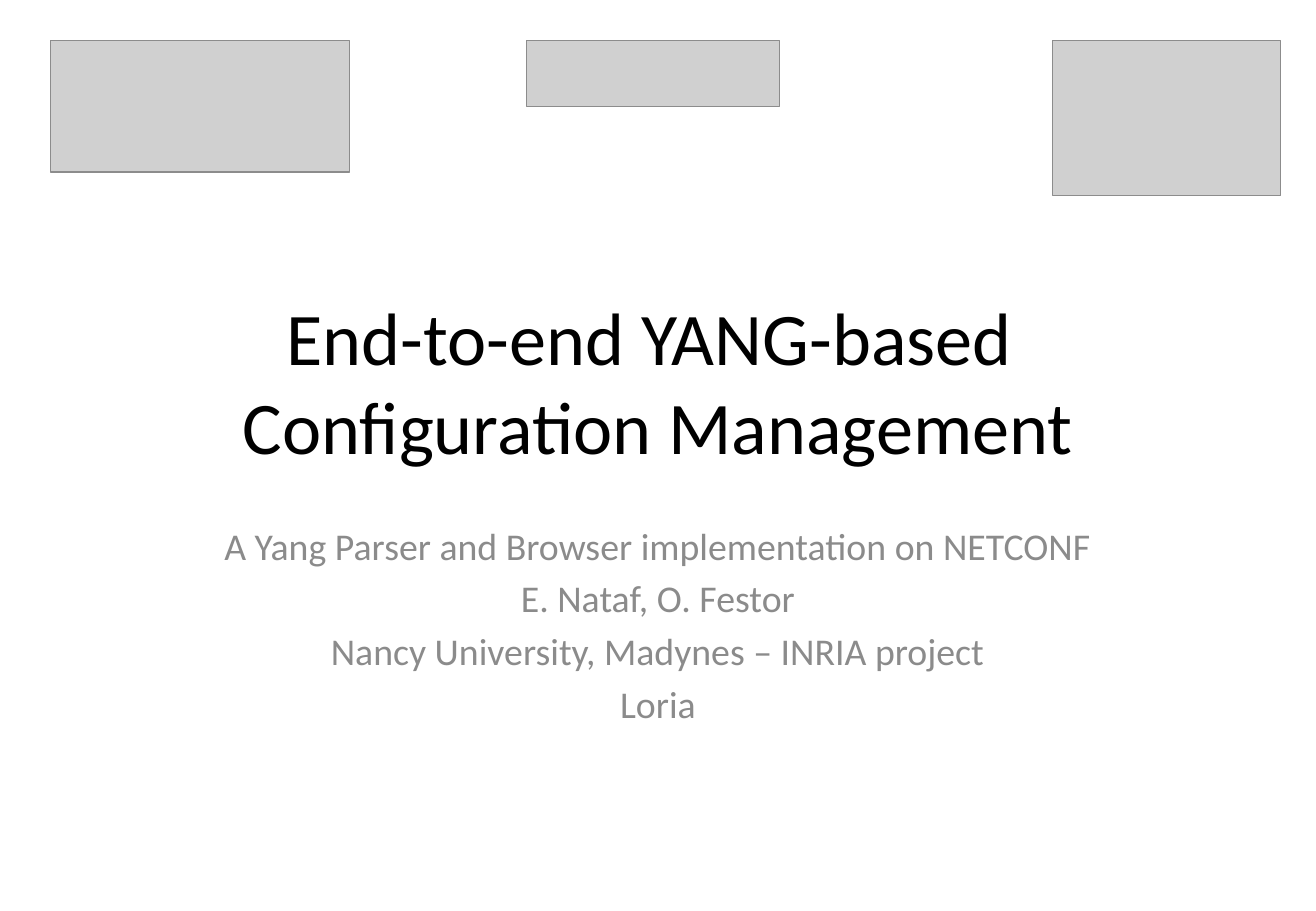
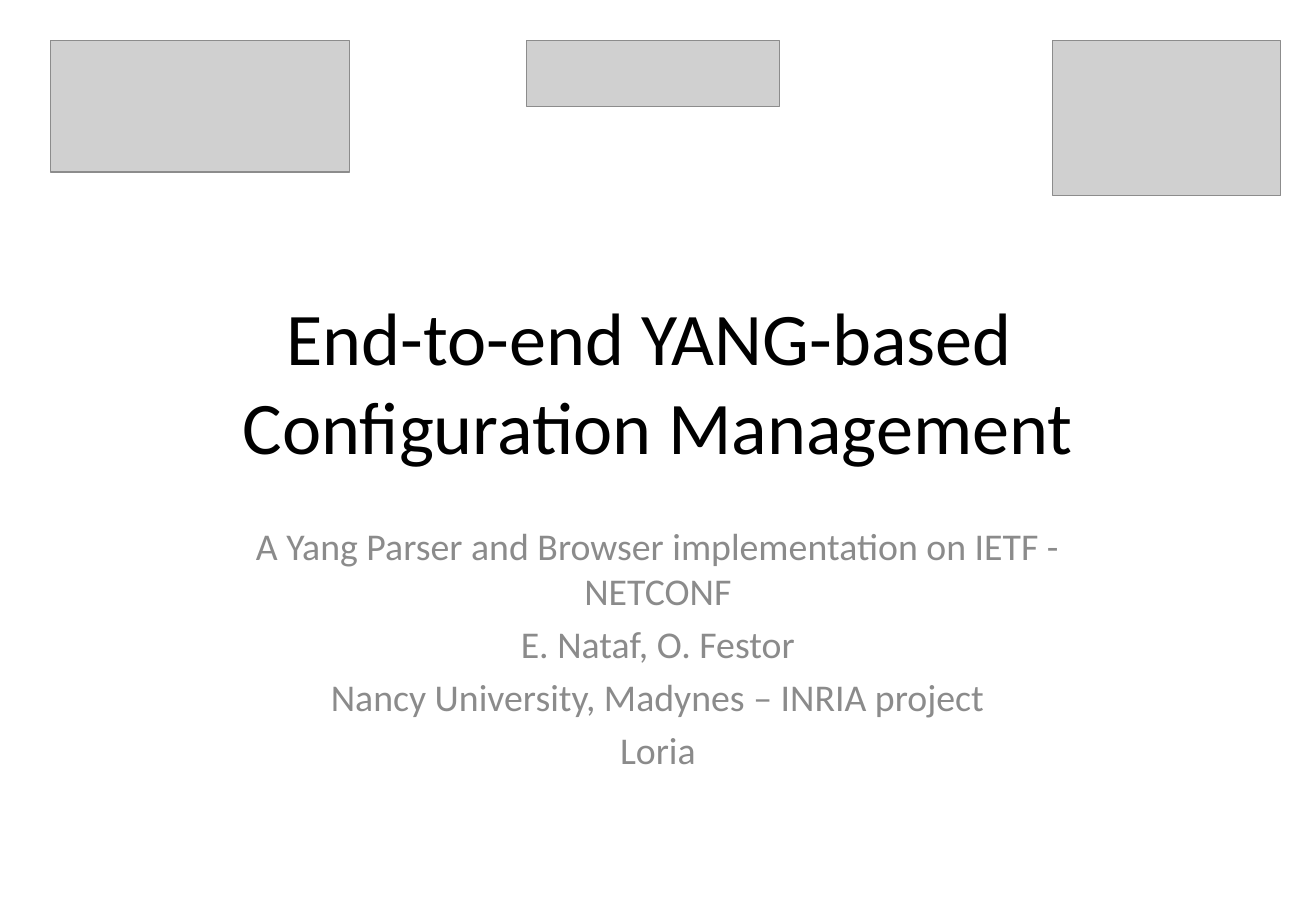
Before and after one commit to AaronNGray/jYang, a slide deck: slide 1 of yang-manager/reports/YangArchiAnimatedCameraReady2.pptx. Drawn at 1316x911 pixels with LibreOffice and Linux fonts; fonts in the diff are those of the drawing; grey boxes stand for pictures. Boxes give left, top, right and bottom in pixels: in the first picture for what was removed or moved away, otherwise in the second. Text is boxed around its words. In the diff, an @@ line names an element or a change of style, - is before the commit and + after.

```diff
--- a/yang-manager/reports/YangArchiAnimatedCameraReady2.pptx
+++ b/yang-manager/reports/YangArchiAnimatedCameraReady2.pptx
@@ subtitle "A Yang Parser and Browser ...": place and size @@
-subtitle "A Yang Parser and Browser ..." at (224, 534, 1090, 718)
+subtitle "A Yang Parser and Browser ..." at (256, 534, 1039, 764)
@@ subtitle at (256, 534, 1039, 605): text changed @@
-A Yang Parser and Browser implementation on NETCONF
+A Yang Parser and Browser implementation on IETF - NETCONF
```
Also in this commit, not shown: 6 other slides changed, 1 slide added, 12 slides removed, 4 other files.
